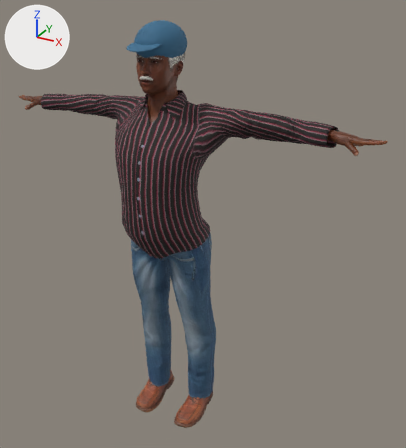
The glTF model sj/assets/humanos/neto.glb, before and after one commit.
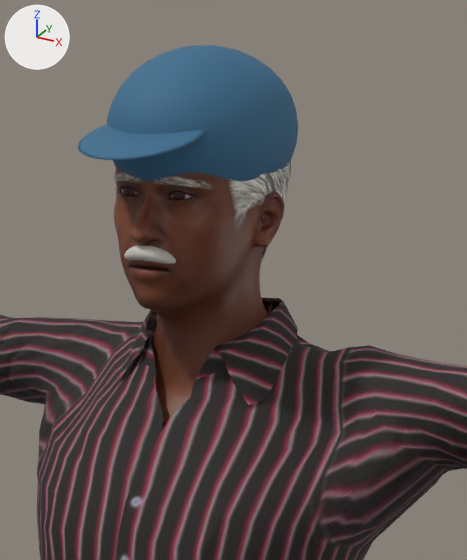
Each version appears first whole from a camera (50 mm lens) standing at (1.159, -1.827, 1.882) and looking at (0.124, 0.053, 0.941), and next in a close-up on the part from 26% to 58% of the width and 2% to 36% of the height. Arrows for +X, +Y and +Z are at upper left; the lights stay in place. The last two pictures show the newer version. Vertices at exactly the same position are counted once.

The older version as bpy lines, for what is in view:
```python
me_male_casualsuit03 = bpy.data.meshes.new('male_casualsuit03')
me_male_casualsuit03.from_pydata(...)  # 2499 vertices, 4800 faces; spans x -0.656..0.646, y -0.226..0.122, z 0.07..1.493
me_male_casualsuit03.materials.append(mat_human_male_casualsuit03)
me_sphere = bpy.data.meshes.new('Sphere')
me_sphere.from_pydata(...)  # 266 vertices, 528 faces; spans x -0.03..0.03, y -0.1562..-0.1334, z 1.5465..1.5638
me_sphere.materials.append(mat_bigote)  # light grey #c9c5bd
me_sphere_001 = bpy.data.meshes.new('Sphere.001')
me_sphere_001.from_pydata(...)  # 708 vertices, 1408 faces; spans x -0.086..0.086, y -0.205..0.082, z 1.581..1.74
me_sphere_001.materials.append(mat_gorra)  # blue #376a8b
ob_human_bigote = bpy.data.objects.new('Human.bigote', me_sphere)
ob_human_bigote.location = (0.0, 0.0, 0.0)
ob_human_gorra = bpy.data.objects.new('Human.gorra', me_sphere_001)
ob_human_gorra.location = (0.0, 0.0, 0.0)
ob_human_male_casualsuit03 = bpy.data.objects.new('Human.male_casualsuit03', me_male_casualsuit03)
ob_human_male_casualsuit03.location = (0.0, 0.0, 0.0)
# also in view: 'Human.short04' at (0.001, -0.023, 1.607); 'Human' at (0.0, -0.028, 0.936)
```
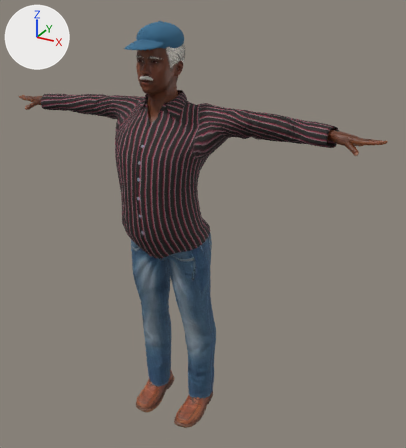
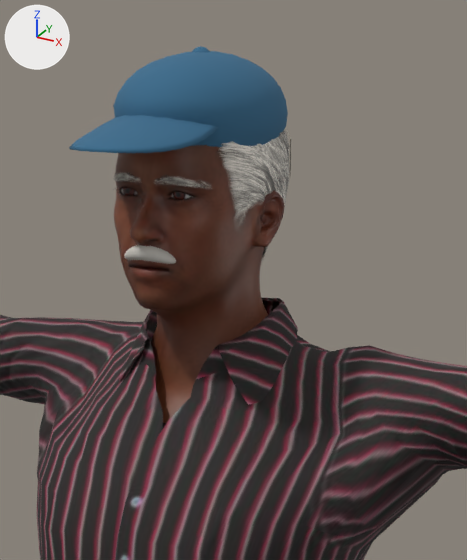
Pixel boxes [x1, y1, x2, y2] of what changed, in the close-ups (467 x 560 px; the box of a moved part takes in the faces that stretch with it):
'Human.gorra', reshaped: before [78, 45, 298, 181]; after [69, 46, 288, 178]
part 1 of me_sphere_001, added: after [192, 46, 210, 52]
part 2 of me_sphere_001, rebuilt: before [107, 45, 298, 181]; after [113, 51, 288, 178]
part 3 of me_sphere_001, moved or reshaped: before [78, 124, 206, 160]; after [69, 115, 219, 153]

Diff of the bpy script that builds the scene:
```diff
--- a/sj/assets/humanos/neto.glb.py
+++ b/sj/assets/humanos/neto.glb.py
@@ me_sphere_001 @@
 # used by ob_human_gorra; location = (0.0, 0.0, 0.0)
-me_sphere_001.from_pydata(...)  # 708 vertices, 1408 faces; spans x -0.086..0.086, y -0.205..0.082, z 1.581..1.74
+me_sphere_001.from_pydata(...)  # 770 vertices, 1528 faces; spans x -0.077..0.077, y -0.23..0.067, z 1.615..1.739
+# me_sphere_001 part 1: a new loose piece, a UV sphere (12 segments, 6 rings, poles along z) spanning x -0.011..0.011, y -0.047..-0.025, z 1.717..1.739, in mat_gorra (blue #376a8b)
+# me_sphere_001 part 2: the loose piece of 482 vertices spanning x -0.086..0.086, y -0.152..0.082, z 1.581..1.74 is rebuilt with 482 vertices and now spans x -0.077..0.077, y -0.143..0.067, z 1.615..1.735
+# me_sphere_001 part 3: 2 vertices moved within x -0.009..0.009, y -0.099, z 1.679; 224 vertices removed from x -0.062..0.062, y -0.205..-0.078, z 1.649..1.681; 224 vertices added at x -0.063..0.063, y -0.23..-0.038, z 1.657..1.699
 me_sphere_001.materials.append(mat_gorra)
```
